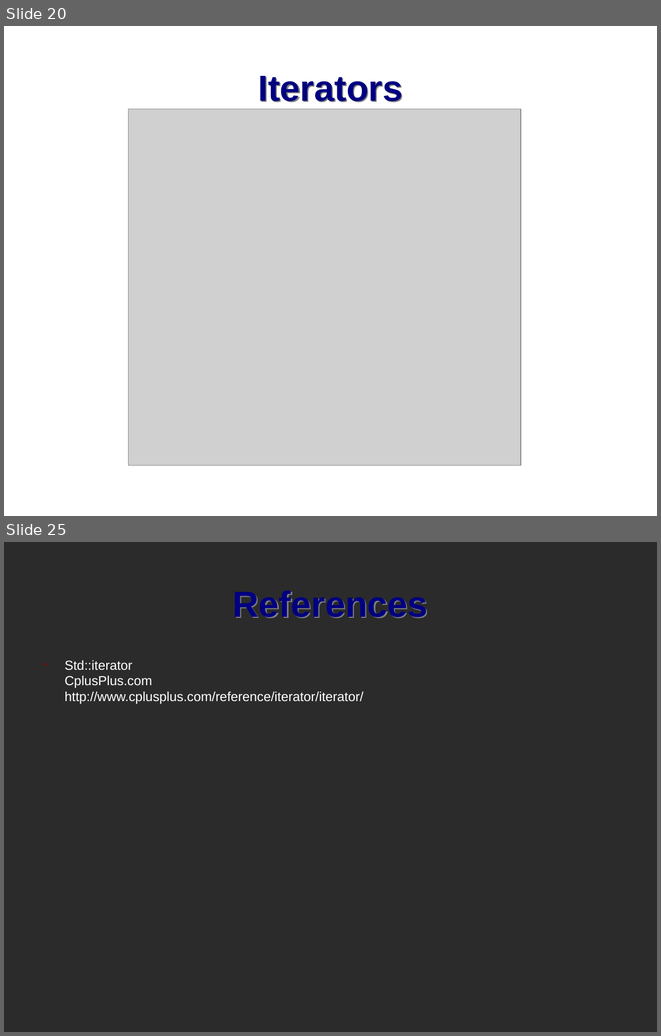
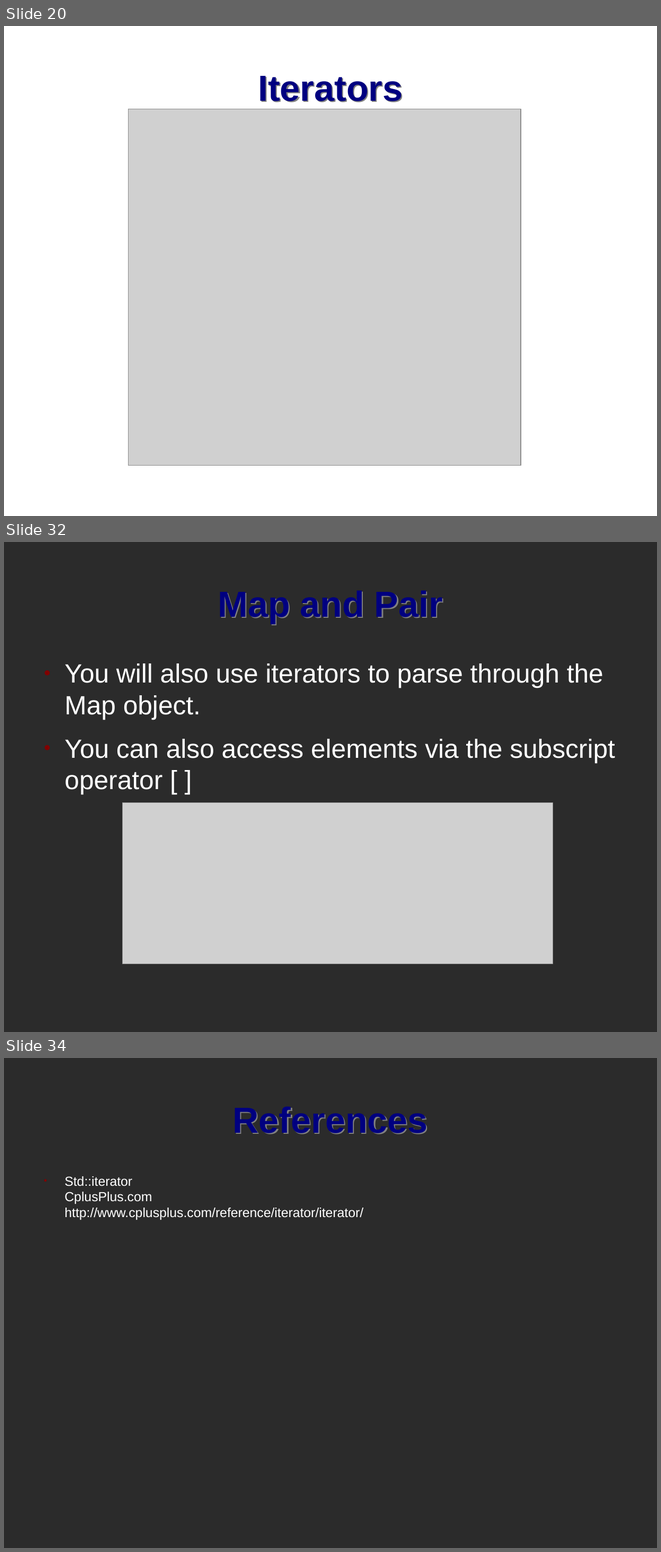
Before and after one commit to mactwist555/CPP-Course, a slide deck: Lecture/12 STL Data Structures and Iterators/1 STL Data Structures.odp. Shown one above the other, each under a label of ours: slides 20 and 25 before the commit, slides 20, 32 and 34 after it; the slides between them are not shown. The pictures are 661x1036 and 661x1552 pixels, drawn with LibreOffice and Linux fonts; fonts in the diff are those of the drawing; grey boxes stand for pictures; background and template pictures are left out; a plain dark background stands for a picture behind light text. Boxes give left, top, right and bottom in pixels: in the first picture for what was removed or moved away, otherwise in the second. Text is boxed around its words. In the diff, an @@ line names an element or a change of style, - is before the commit and + after.

```diff
--- a/Lecture/12 STL Data Structures and Iterators/1 STL Data Structures.odp
+++ b/Lecture/12 STL Data Structures and Iterators/1 STL Data Structures.odp
@@ slide 32 added at bbox=[4, 542, 657, 1032], background picture (left out) @@
@@ title added at bbox=[218, 590, 443, 623], 44 pt, text #000080, bold @@
+Map and Pair
@@ text added at bbox=[64, 663, 615, 794], 32 pt, text #FFFFFF @@
+● You will also use iterators to parse through the Map object.
+● You can also access elements via the subscript operator [ ]
@@ picture added at bbox=[123, 803, 553, 964] @@
@@ what was slide 25 is now slide 34 @@
```
Also in this commit, not shown: 12 other slides added, 4 slides removed.
